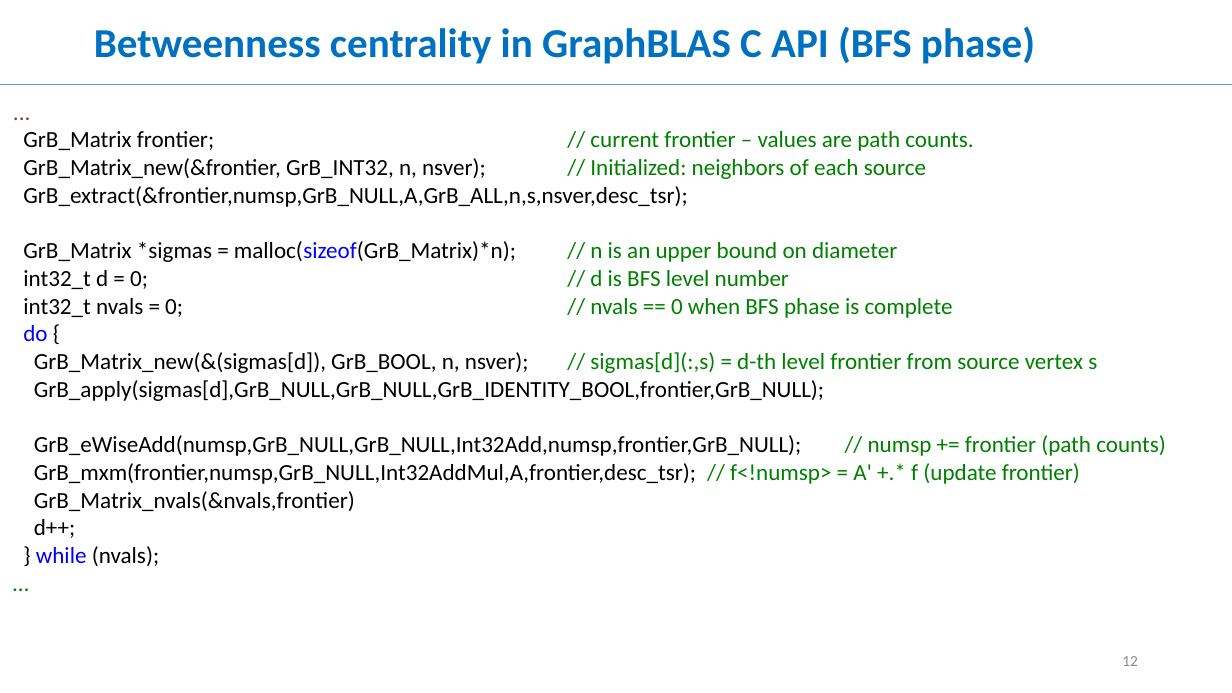
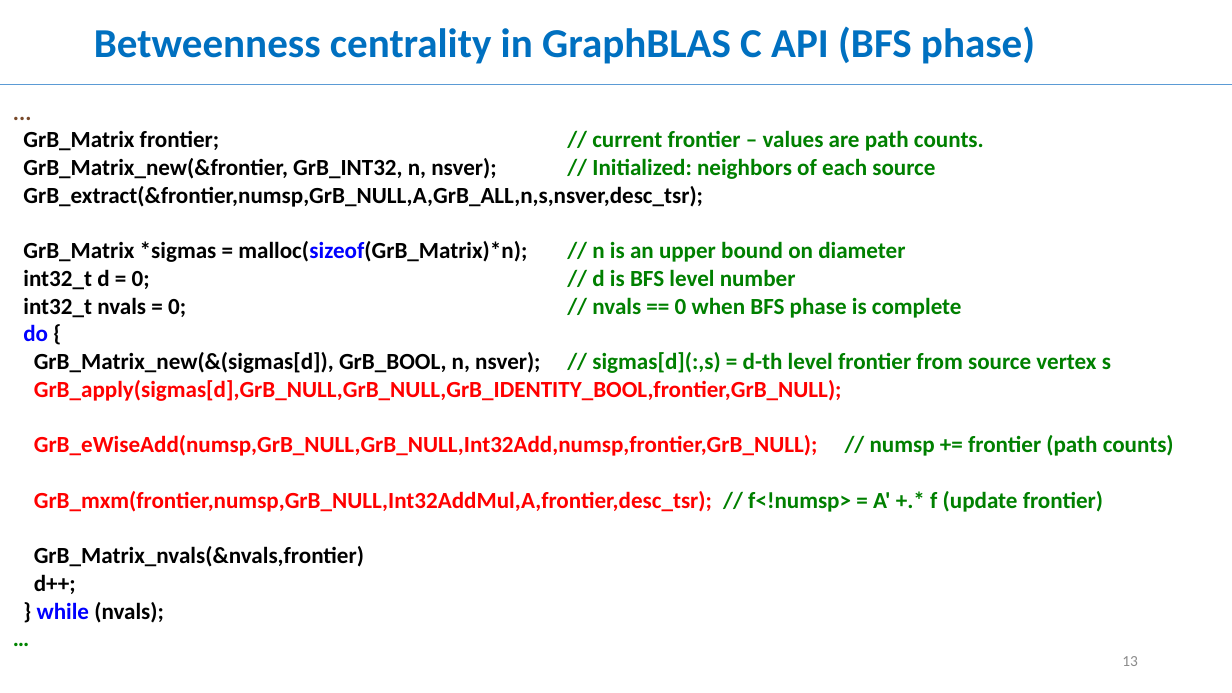
Before and after one commit to GraphBLAS/graphblas-api-c, a slide deck: slide 13 of GABB17/GABB17.pptx (slide 12 before the commit). Drawn at 1232x693 pixels with LibreOffice and Linux fonts; fonts in the diff are those of the drawing. Boxes give left, top, right and bottom in pixels: in the first picture for what was removed or moved away, otherwise in the second. Text is boxed around its words. In the diff, an @@ line names an element or a change of style, - is before the commit and + after.

```diff
--- a/GABB17/GABB17.pptx
+++ b/GABB17/GABB17.pptx
@@ text "..." at bbox=[23, 130, 1174, 623]: bold on; text colour #000000 to #FF0000 in "GrB_apply(sigmas[d],GrB_NULL,GrB_NULL,GrB_IDENTITY_BOOL,fron ...", "GrB_eWiseAdd(numsp,GrB_NULL,GrB_NULL,Int32Add,numsp,frontier ...", "GrB_mxm(frontier,numsp,GrB_NULL,Int32AddMul,A,frontier,desc_ ..." @@
@@ page number at bbox=[1122, 656, 1138, 666]: text changed @@
-12
+13
```
Also in this commit, not shown: 2 other slides changed, 3 slides added.
